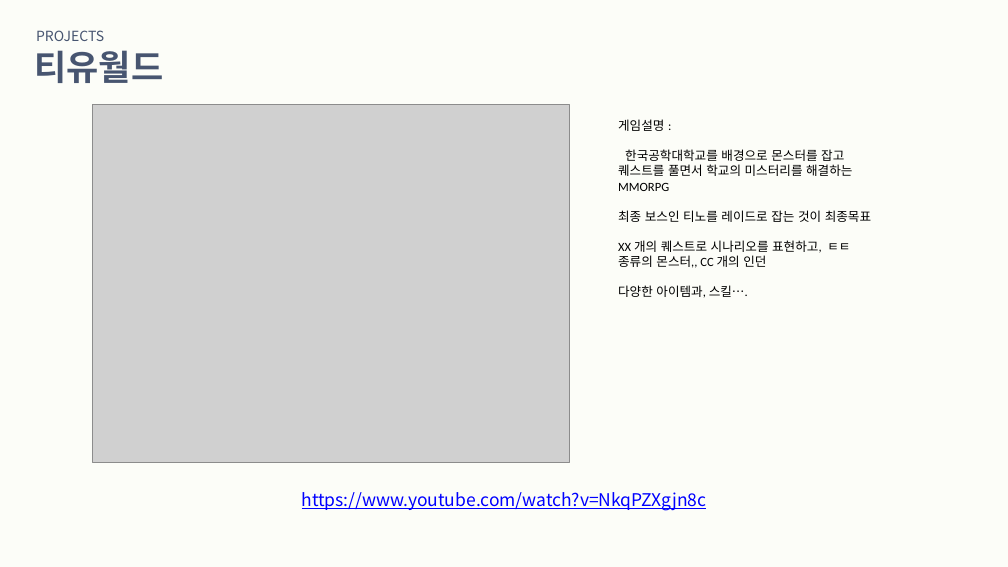
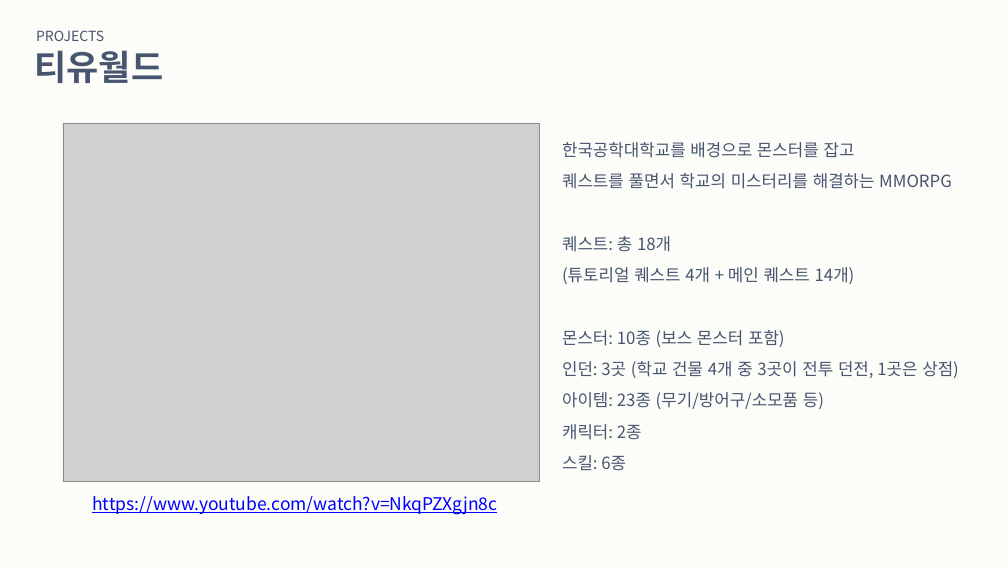
Before and after one commit to sungone/GP2025, a slide deck: slide 4 of 문서/포트폴리오/황수지/황수지포트폴리오.pptx. Drawn at 1008x567 pixels with LibreOffice and Linux fonts; fonts in the diff are those of the drawing; grey boxes stand for pictures. Boxes give left, top, right and bottom in pixels: in the first picture for what was removed or moved away, otherwise in the second. Text is boxed around its words. In the diff, an @@ line names an element or a change of style, - is before the commit and + after.

```diff
--- a/문서/포트폴리오/황수지/황수지포트폴리오.pptx
+++ b/문서/포트폴리오/황수지/황수지포트폴리오.pptx
@@ picture: place and size @@
-picture at (93,105,570,462)
+picture at (63,123,540,481)
@@ text at (562,142,959,471): text changed; size 18 to 24 pt; font Calibri to Noto Sans CJK KR; text colour #000000 to #475570 @@
-게임설명 :
-한국공학대학교를 배경으로 몬스터를 잡고 퀘스트를 풀면서 학교의 미스터리를 해결하는 MMORPG
-최종 보스인 티노를 레이드로 잡는 것이 최종목표
-XX 개의 퀘스트로 시나리오를 표현하고, ㅌㅌ 종류의 몬스터,, CC 개의 인던
-다양한 아이템과, 스킬….
+한국공학대학교를 배경으로 몬스터를 잡고
+퀘스트를 풀면서 학교의 미스터리를 해결하는 MMORPG
+퀘스트: 총 18개
+(튜토리얼 퀘스트 4개 + 메인 퀘스트 14개)
+몬스터: 10종 (보스 몬스터 포함)
+인던: 3곳 (학교 건물 4개 중 3곳이 전투 던전, 1곳은 상점)
+아이템: 23종 (무기/방어구/소모품 등)
+캐릭터: 2종
+스킬: 6종
@@ text "https://www.youtube.com/watch?v=NkqPZXgjn8c": place and size @@
-text "https://www.youtube.com/watch?v=NkqPZXgjn8c" at (302,492,707,511)
+text "https://www.youtube.com/watch?v=NkqPZXgjn8c" at (92,496,497,515)
@@ text "https://www.youtube.com/watch?v=NkqPZXgjn8c" at (92,496,497,515): alignment centre to left @@
```
Also in this commit, not shown: 3 other slides changed, 3 slides removed.
